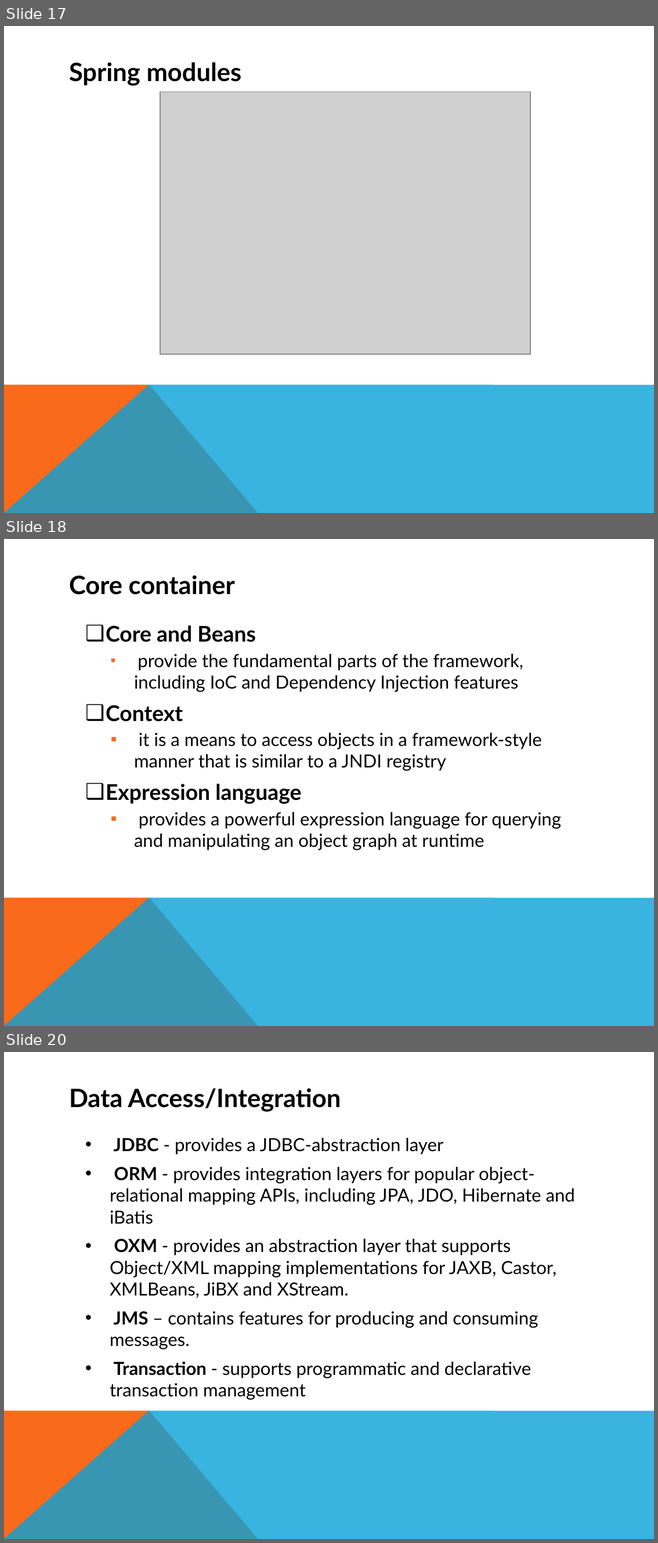
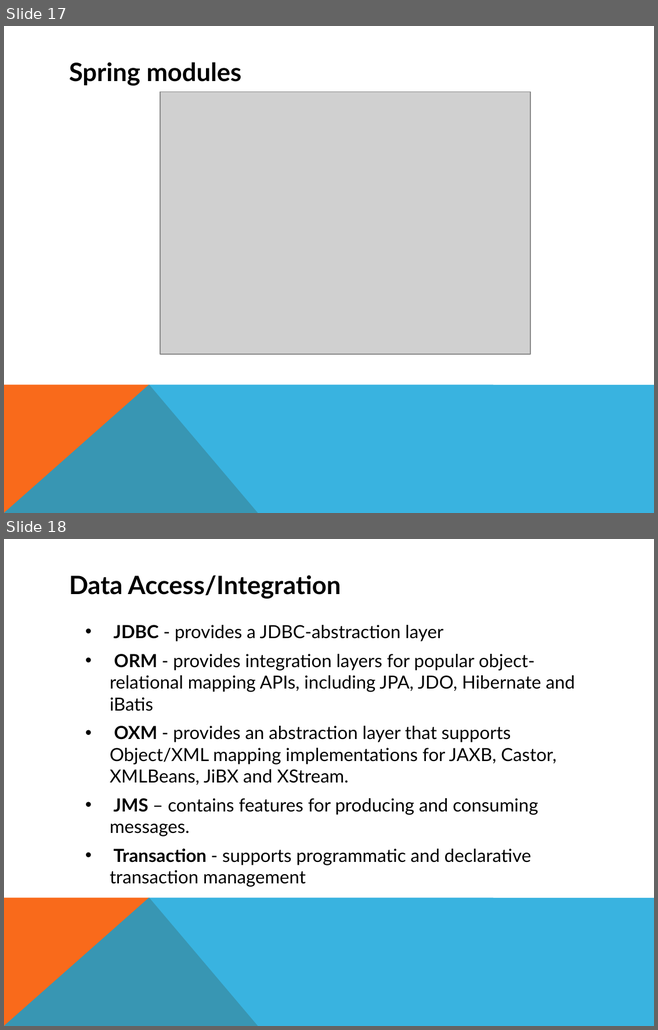
Before and after one commit to tavanquang/BaiTapLon, a slide deck: slide.pptx. Shown one above the other, each under a label of ours: slides 17, 18 and 20 before the commit, slides 17 and 18 after it; the slides between them are not shown. The pictures are 658x1543 and 658x1030 pixels, drawn with LibreOffice and Linux fonts; fonts in the diff are those of the drawing; grey boxes stand for pictures. Boxes give left, top, right and bottom in pixels: in the first picture for what was removed or moved away, otherwise in the second. Text is boxed around its words. In the diff, an @@ line names an element or a change of style, - is before the commit and + after.

```diff
--- a/slide.pptx
+++ b/slide.pptx
@@ slide 18 removed at (4,539,654,1026), background #FFFFFF; not listed: 2 template elements that a slide beside it also shows @@
@@ title removed at (69,575,235,595) @@
-Core container
@@ text removed at (106,625,561,850) @@
-❑ Core and Beans
-  ▪ provide the fundamental parts of the framework, including IoC and Dependency Injection features
-❑ Context
-  ▪ it is a means to access objects in a framework-style manner that is similar to a JNDI registry
-❑ Expression language
-  ▪ provides a powerful expression language for querying and manipulating an object graph at runtime
@@ what was slide 20 is now slide 18 @@
```
Also in this commit, not shown: 1 slide added, 2 other slides removed.
